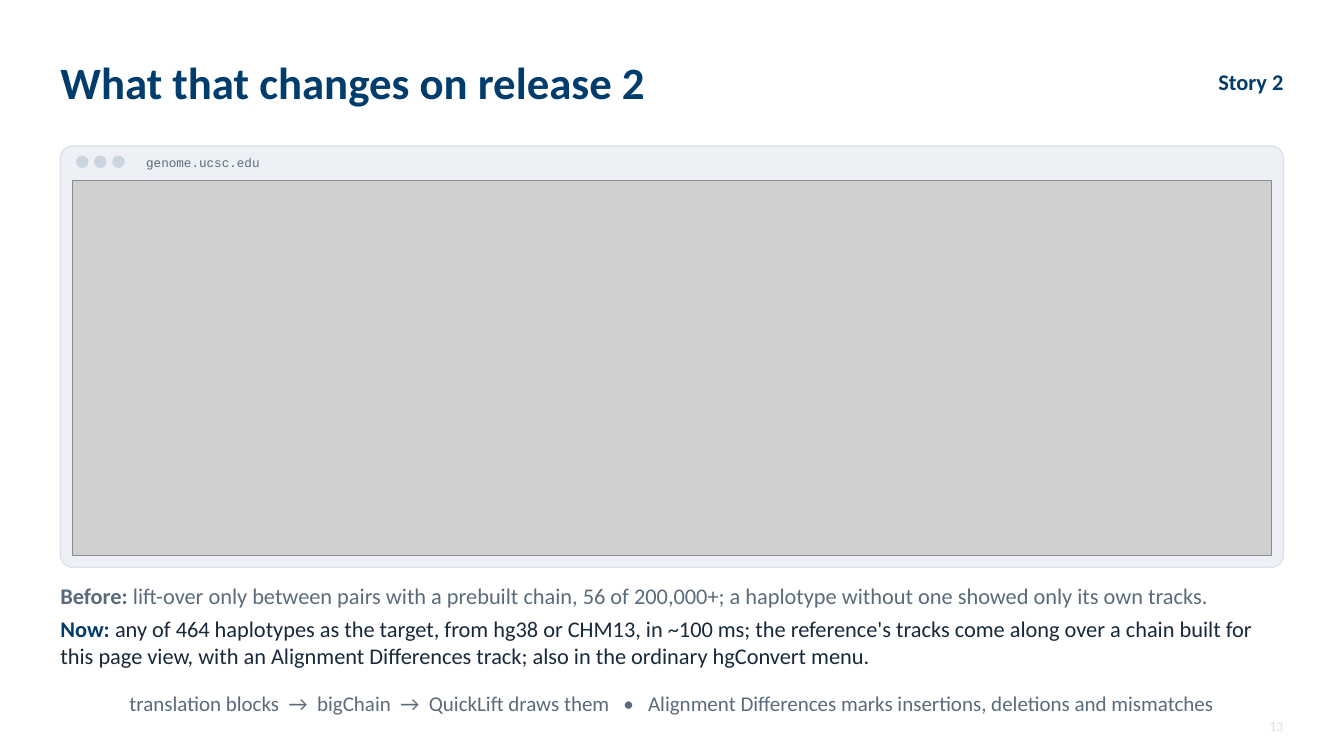
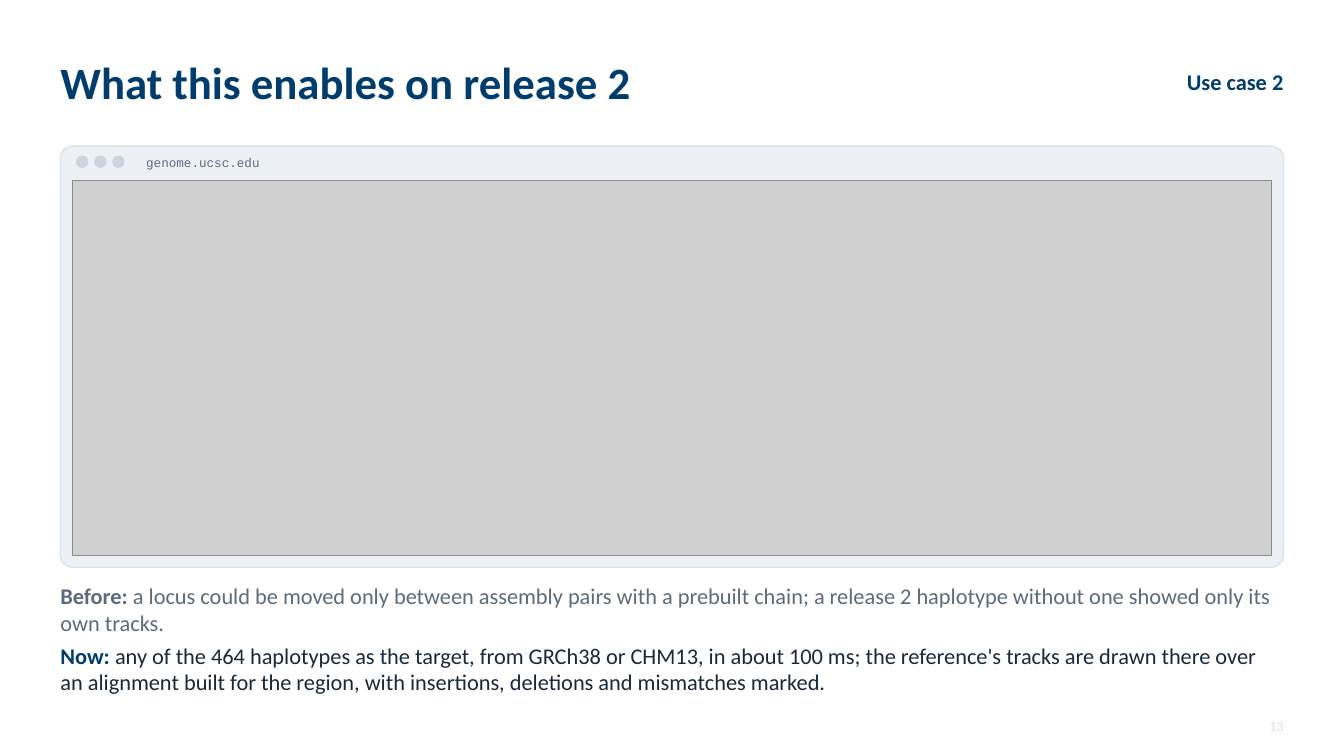
Before and after one commit to parsaeskandar/hprc_2026_poster, a slide deck: slide 13 of talk/HPRC2026_talk.pptx. Drawn at 1344x756 pixels with LibreOffice and Linux fonts; fonts in the diff are those of the drawing; grey boxes stand for pictures. Boxes give left, top, right and bottom in pixels: in the first picture for what was removed or moved away, otherwise in the second. Text is boxed around its words. In the diff, an @@ line names an element or a change of style, - is before the commit and + after.

Commit message:
Talk v5: reframed for HPRC scientists (release 2 first, two use cases, no engineering detail; checked/limits slides removed; professional wording)

```diff
--- a/talk/HPRC2026_talk.pptx
+++ b/talk/HPRC2026_talk.pptx
@@ text at <box>60,67,631,100</box>: text changed @@
-What that changes on release 2
+What this enables on release 2
@@ text at <box>1187,75,1283,90</box>: text changed @@
-Story 2
+Use case 2
@@ text at <box>60,588,1269,694</box>: text changed @@
-Before: lift-over only between pairs with a prebuilt chain, 56 of 200,000+; a haplotype without one showed only its own tracks.
-Now: any of 464 haplotypes as the target, from hg38 or CHM13, in ~100 ms; the reference's tracks come along over a chain built for this page view, with an Alignment Differences track; also in the ordinary hgConvert menu.
+Before: a locus could be moved only between assembly pairs with a prebuilt chain; a release 2 haplotype without one showed only its own tracks.
+Now: any of the 464 haplotypes as the target, from GRCh38 or CHM13, in about 100 ms; the reference's tracks are drawn there over an alignment built for the region, with insertions, deletions and mismatches marked.
@@ text removed at <box>129,696,1213,715</box> @@
-translation blocks → bigChain → QuickLift draws them • Alignment Differences marks insertions, deletions and mismatches
```
Also in this commit, not shown: 15 other slides changed, 2 slides added, 4 slides removed, 3 other files.
